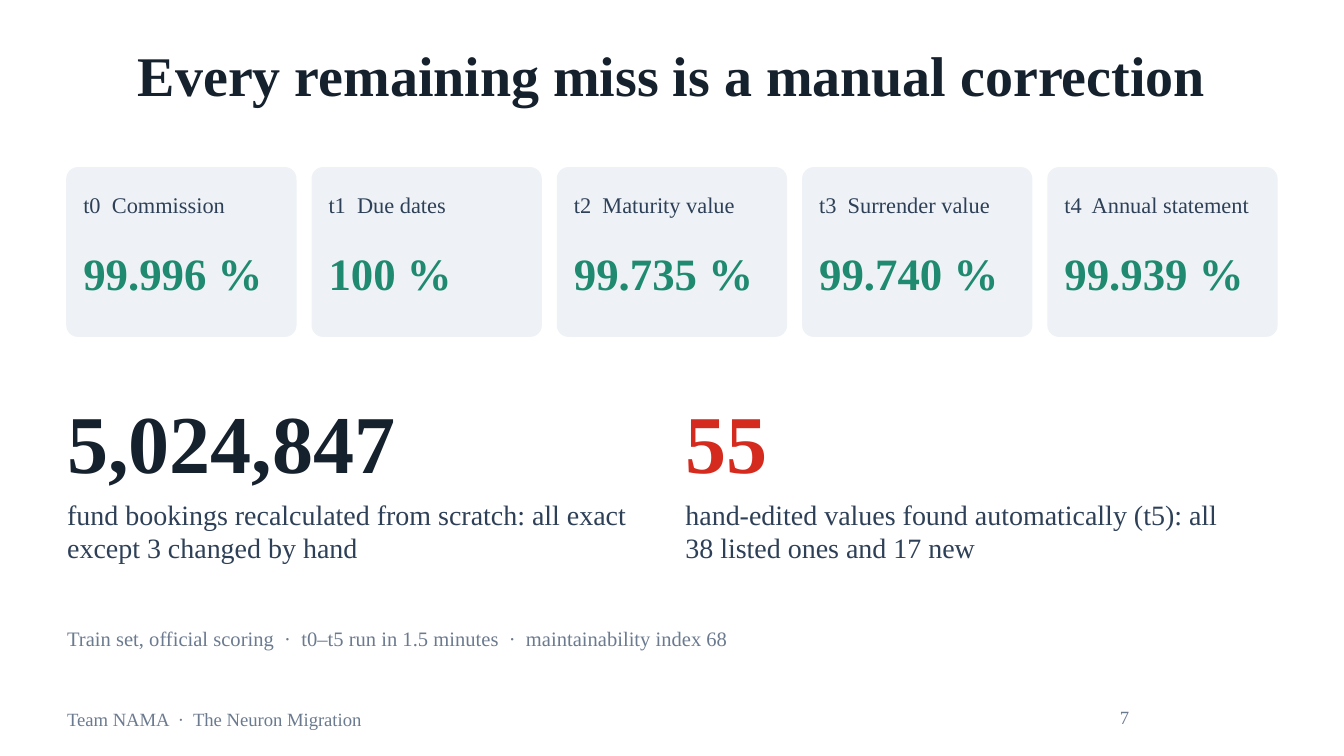
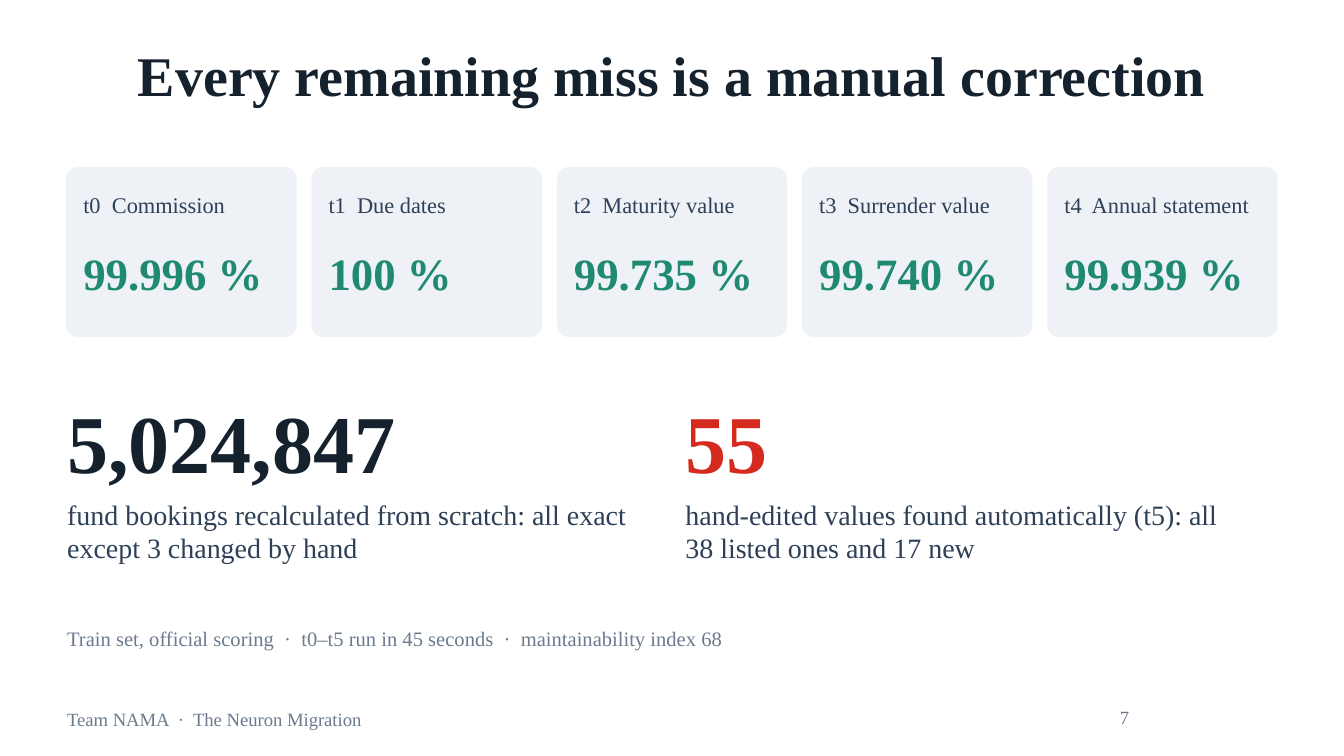
Before and after one commit to neural-wave/ch-NaMa, a slide deck: slide 7 of presentation/NAMA_Neuron_Migration.pptx. Drawn at 1344x756 pixels with LibreOffice and Linux fonts; fonts in the diff are those of the drawing; background and template pictures are left out. Boxes give left, top, right and bottom in pixels: in the first picture for what was removed or moved away, otherwise in the second. Text is boxed around its words. In the diff, an @@ line names an element or a change of style, - is before the commit and + after.

```diff
--- a/presentation/NAMA_Neuron_Migration.pptx
+++ b/presentation/NAMA_Neuron_Migration.pptx
@@ text at (67, 631, 722, 651): text changed @@
-Train set, official scoring · t0–t5 run in 1.5 minutes · maintainability index 68
+Train set, official scoring · t0–t5 run in 45 seconds · maintainability index 68
```
Also in this commit, not shown: 11 other files.
